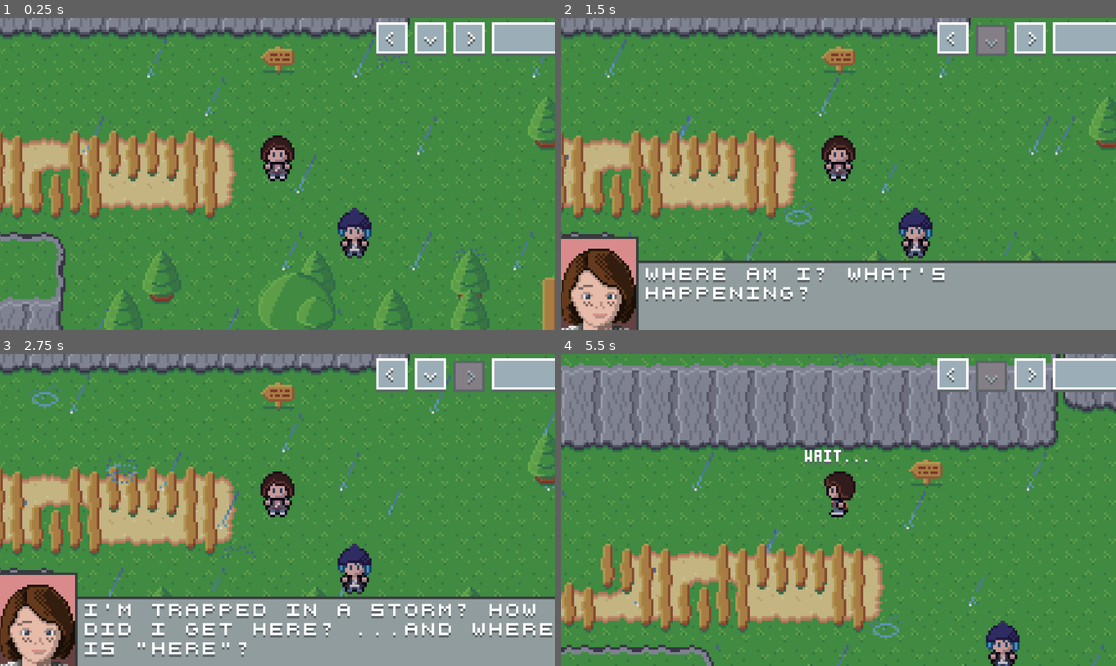
Above: before the commit, frames 1-4 (two rows, left to right).
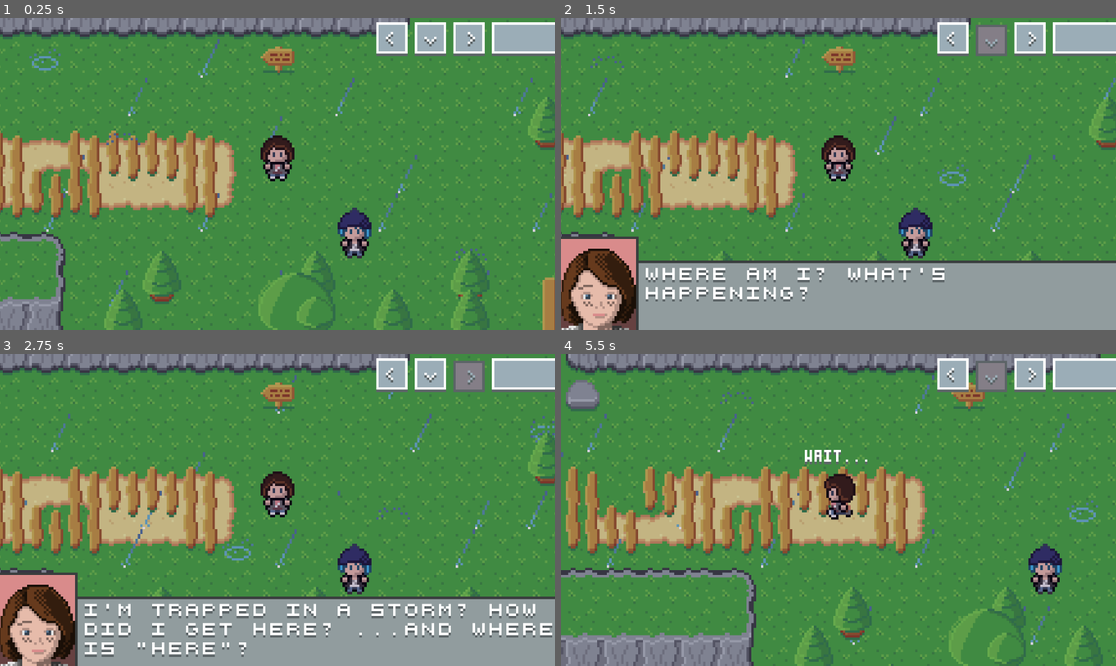
Above: after the commit, the same moments.

Repository: minkezhang/lis
Game: Godot game, scene res://scenes/level/level.tscn
The game is run twice, just before and just after one commit, with the same random seed, the same clock (stepped at 60 frames per second) and the same inputs. The project has no main scene, so this scene is started directly.
Inputs:
- Up to frame 1 (0.25 s): no input
- Up to frame 2 (1.5 s): tap Enter (ui_accept) at 0.5, 0.77 s; hold Right (ui_right) 0.53-1.28 s; hold Down (ui_down) from 1.28 s (still down)
- Up to frame 3 (2.75 s): tap Enter (ui_accept) at 1.52 s; release Down (ui_down) at 2.03 s; hold Right (ui_right) from 2.03 s (still down)
- Up to frame 4 (5.5 s): release Right (ui_right) at 2.78 s; hold Up (ui_up) 2.78-3.53 s; tap Enter (ui_accept) at 3.02, 3.77, 4.52 s; hold Left (ui_left) 3.53-5.03 s; hold Down (ui_down) from 5.03 s (still down)

The runs differ from the first frame. In frame 1, 1.3% of the frame differs, in the area x 5-100%, y 6-100%; in frame 2, 1.2%; in frame 3, 1.5%; in frame 4, 60%, in the area x 0-100%, y 0-100%.

Commit message:
Fix controller move input to state-based

Diff:
--- a/scenes/level/controller/move.gd
+++ b/scenes/level/controller/move.gd
@@ -6,12 +6,26 @@
 const _POLL_RATE_HZ: float = 8
 const _POLL_RATE_DELTA: float = 1.0 / _POLL_RATE_HZ
 
-var _delta_accum: float = 0
+var _input_stack: Array = []
 
 
 func _ready():
 	super()
 	_controller = _libcontroller.MoveControllerConfig.new()
+
+	var t := Timer.new()
+	t.timeout.connect(_timeout_handler)
+	t.autostart = true
+	t.wait_time = _POLL_RATE_DELTA
+	add_child(t)
+
+
+func _timeout_handler():
+	if not is_enabled():
+		return
+
+	if len(_input_stack) > 0:
+		_input_stack[0].call(_libcontroller.ControllerInputAction.PRESSED)
 
 
 func _unhandled_input(event):
@@ -23,27 +37,20 @@
 	if event.is_action_pressed('ui_accept'):
 		_controller.accept_handler(_libcontroller.ControllerInputAction.PRESSED)
 
+	if event.is_action_pressed('ui_right'):
+		_input_stack.push_front(_controller.e_handler)
+	if event.is_action_pressed('ui_left'):
+		_input_stack.push_front(_controller.w_handler)
+	if event.is_action_pressed('ui_up'):
+		_input_stack.push_front(_controller.n_handler)
+	if event.is_action_pressed('ui_down'):
+		_input_stack.push_front(_controller.s_handler)
 
-func _process(delta):
-	if not is_enabled():
-		return
-
-	if _delta_accum + delta < _POLL_RATE_DELTA:
-		_delta_accum += delta
-		return
-
-	_delta_accum = max(_delta_accum, 1)
-
-	# TODO(minkezhang): Migrate to _unhandled_input and set state-based instead.
-	if Input.is_action_pressed('ui_right'):
-		_controller.e_handler(_libcontroller.ControllerInputAction.PRESSED)
-		_delta_accum = 0
-	if Input.is_action_pressed('ui_left'):
-		_controller.w_handler(_libcontroller.ControllerInputAction.PRESSED)
-		_delta_accum = 0
-	if Input.is_action_pressed('ui_up'):
-		_controller.n_handler(_libcontroller.ControllerInputAction.PRESSED)
-		_delta_accum = 0
-	if Input.is_action_pressed('ui_down'):
-		_controller.s_handler(_libcontroller.ControllerInputAction.PRESSED)
-		_delta_accum = 0
+	if event.is_action_released('ui_right'):
+		_input_stack.remove_at(_input_stack.find(_controller.e_handler))
+	if event.is_action_released('ui_left'):
+		_input_stack.remove_at(_input_stack.find(_controller.w_handler))
+	if event.is_action_released('ui_up'):
+		_input_stack.remove_at(_input_stack.find(_controller.n_handler))
+	if event.is_action_released('ui_down'):
+		_input_stack.remove_at(_input_stack.find(_controller.s_handler))
